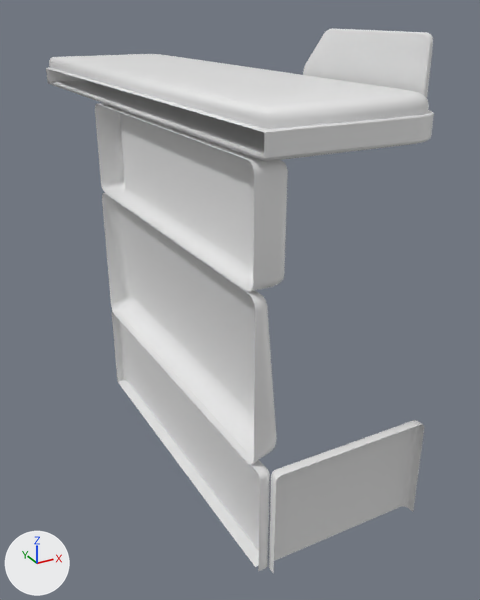
A saved change to the FBX model Assets/Fbx/Vagon_Stateroom/Vagon_Stateroom_ConductRoom_Furniture_01.fbx.
One viewpoint serves both versions: a 50 mm lens placed at (5.63, -2.65, 3.12), pointed at (6.7, -0.71, 2.15). The lights are fixed; the arrows at lower left show +X, +Y and +Z. Where no turn or scale is listed for an object, it has been applied to the vertices.

Before the edit, the objects in view are built like this:
```python
me_vagon_stateroom_conductroom_furniture_01 = bpy.data.meshes.new('Vagon_Stateroom_ConductRoom_Furniture_01')
me_vagon_stateroom_conductroom_furniture_01.from_pydata(...)  # 722 vertices, 704 faces; spans x 0.0..0.54, y -1.86..0.0, z 0.3..1.68
ob_vagon_stateroom_conductroom_furniture_01 = bpy.data.objects.new('Vagon_Stateroom_ConductRoom_Furniture_01', me_vagon_stateroom_conductroom_furniture_01)
ob_vagon_stateroom_conductroom_furniture_01.location = (6.353, 0.379, 1.384)
```
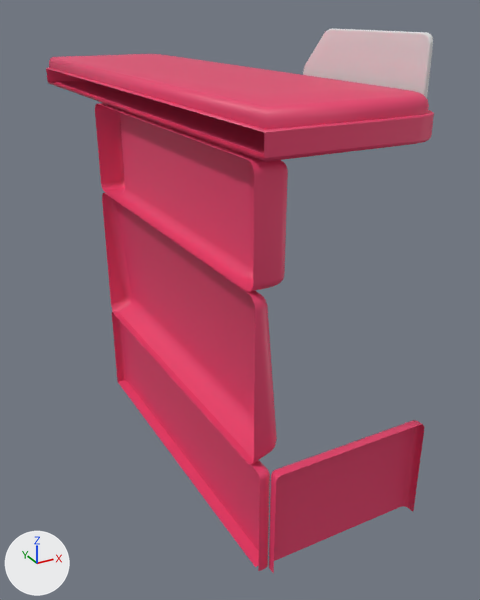
Changed parts and their boxes (x1, y1, x2, y2) in the pictures (480 x 600 px):
part 1 of me_vagon_stateroom_conductroom_furniture_01, recoloured: (229, 89, 434, 574) in both
part 2 of me_vagon_stateroom_conductroom_furniture_01, recoloured: (46, 55, 404, 567) in both
part 3 of me_vagon_stateroom_conductroom_furniture_01, recoloured: (46, 54, 161, 84) in both

Edits to the bpy script that builds the scene:
```text
Add mat_im_metal_insert:
    mat_im_metal_insert = principled_material('IM_Metal_Insert')
    mat_im_metal_insert.base_color = (0.8, 0.8, 0.8)  # white #e7e7e7
    mat_im_metal_insert.roughness = 0.4
Add mat_im_stateroom:
    mat_im_stateroom = principled_material('IM_Stateroom')
    mat_im_stateroom.base_color = (0.8, 0.0518, 0.153)  # pink #e7406d
Add mat_im_wood_t:
    mat_im_wood_t = principled_material('IM_Wood_T')
    mat_im_wood_t.base_color = (0.8, 0.8, 0.8)  # white #e7e7e7
    mat_im_wood_t.roughness = 0.4
Add mat_im_lamp:
    mat_im_lamp = principled_material('IM_Lamp')
    mat_im_lamp.base_color = (0.8, 0.8, 0.8)  # white #e7e7e7
    mat_im_lamp.roughness = 0.4
Change me_vagon_stateroom_conductroom_furniture_01:
    where me_vagon_stateroom_conductroom_furniture_01.from_pydata(...)  # 722 vertices, 704 faces; spans x 0.0..0.54, y -1.86..0.0, z 0.3..1.68
    used by ob_vagon_stateroom_conductroom_furniture_01; location = (6.353, 0.379, 1.384)
    me_vagon_stateroom_conductroom_furniture_01 part 1: 235 of the faces centred in x 0.01..0.54, y -1.85..-1.67, z 0.45..1.55 switch from no material to mat_im_stateroom (pink #e7406d)
    me_vagon_stateroom_conductroom_furniture_01 part 2: 169 of the faces centred in x 0.0..0.52, y -1.24..-0.65, z 0.3..1.55 switch from no material to mat_im_stateroom (pink #e7406d)
    me_vagon_stateroom_conductroom_furniture_01 part 3: 88 of the faces centred in x 0.17..0.52, y -0.15..0.0, z 1.44..1.55 switch from no material to mat_im_stateroom (pink #e7406d)
    add me_vagon_stateroom_conductroom_furniture_01.materials.append(mat_im_wood_t)  # white #e7e7e7
    add me_vagon_stateroom_conductroom_furniture_01.materials.append(mat_im_metal_insert)  # white #e7e7e7
    add me_vagon_stateroom_conductroom_furniture_01.materials.append(mat_im_lamp)  # white #e7e7e7
```
